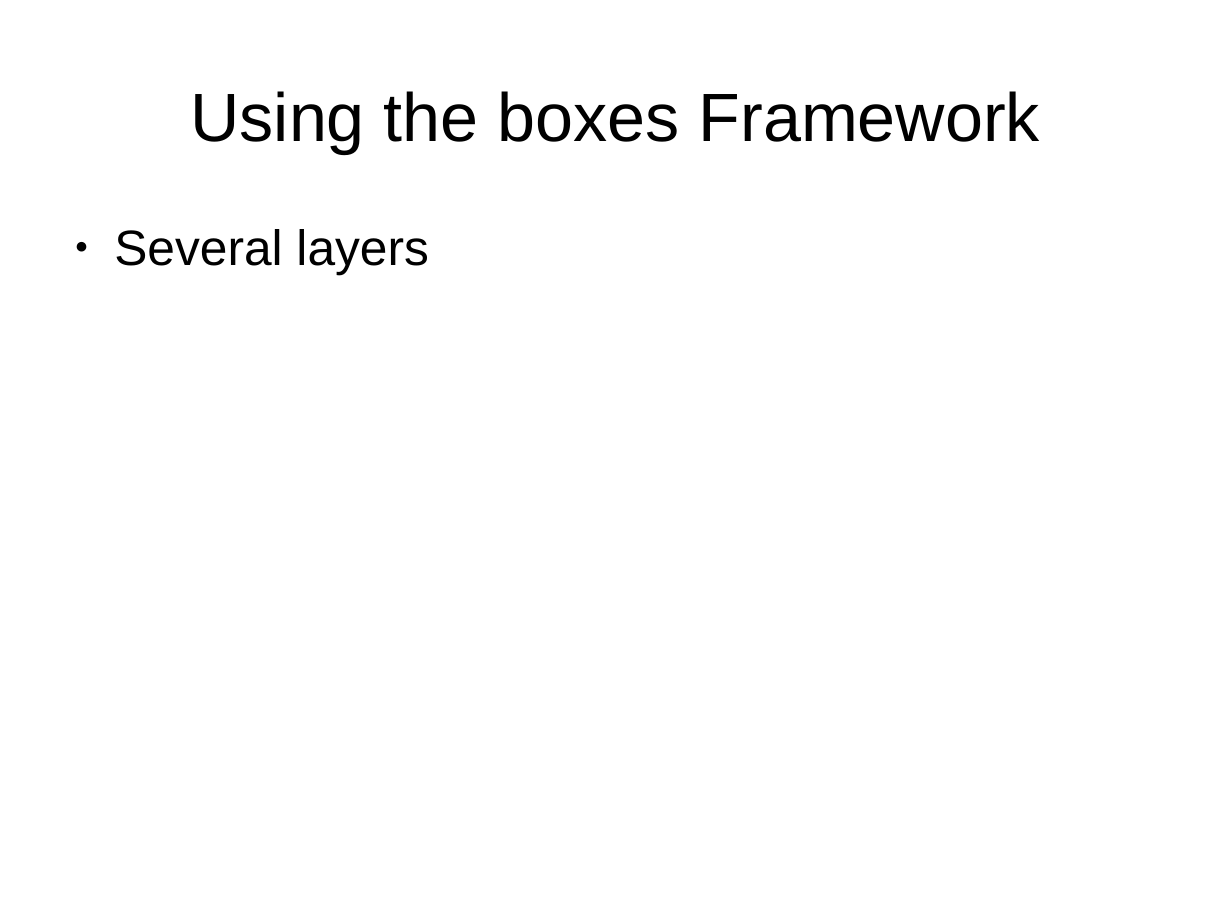
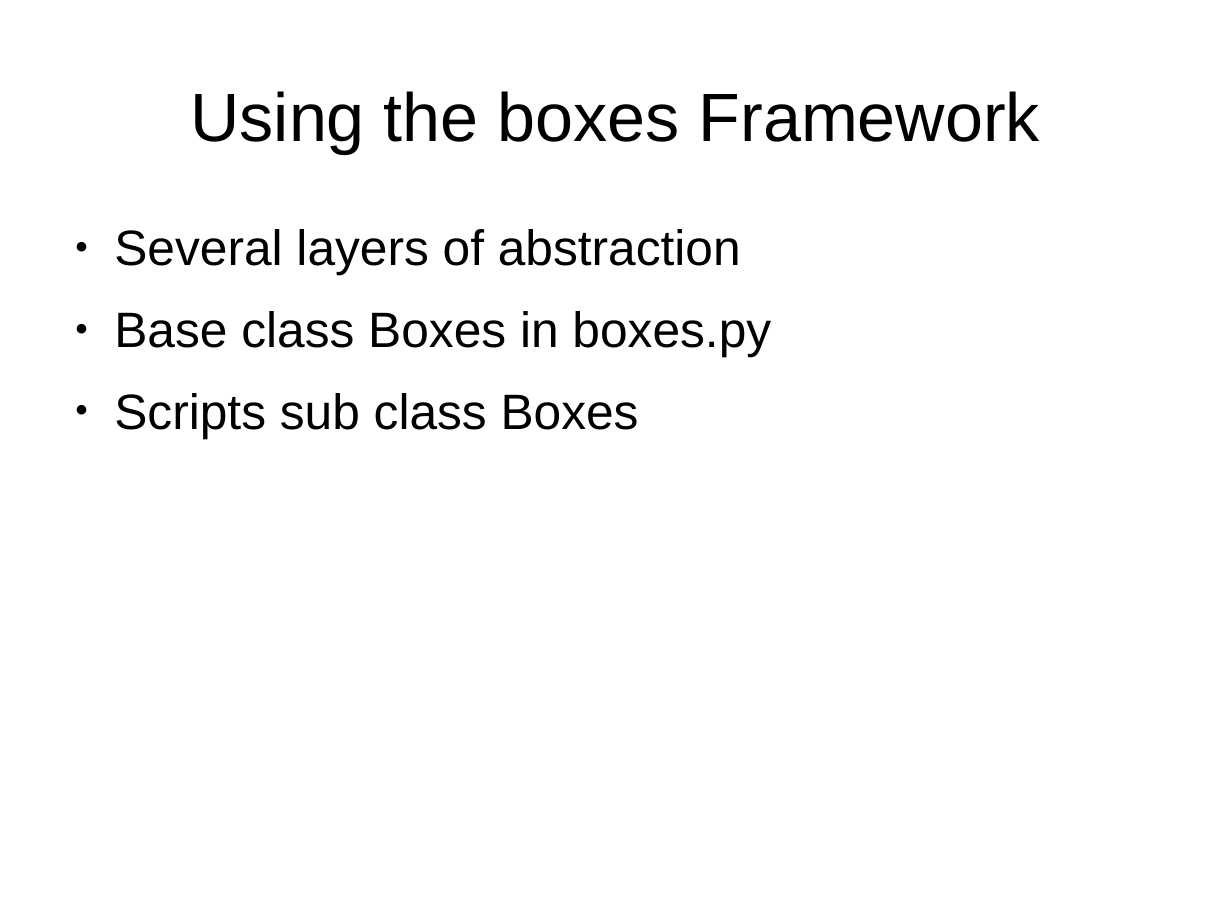
Before and after one commit to florianfesti/boxes, a slide deck: slide 24 of presentation.odp (slide 17 before the commit). Drawn at 1232x924 pixels with LibreOffice and Linux fonts; fonts in the diff are those of the drawing. Boxes give left, top, right and bottom in pixels: in the first picture for what was removed or moved away, otherwise in the second. Text is boxed around its words. In the diff, an @@ line names an element or a change of style, - is before the commit and + after.

Commit message:
Update presentation

```diff
--- a/presentation.odp
+++ b/presentation.odp
@@ text at (114, 229, 771, 438): text changed @@
-● Several layers
+● Several layers of abstraction
+● Base class Boxes in boxes.py
+● Scripts sub class Boxes
```
Also in this commit, not shown: 3 other slides changed, 10 slides added, 2 slides removed.
